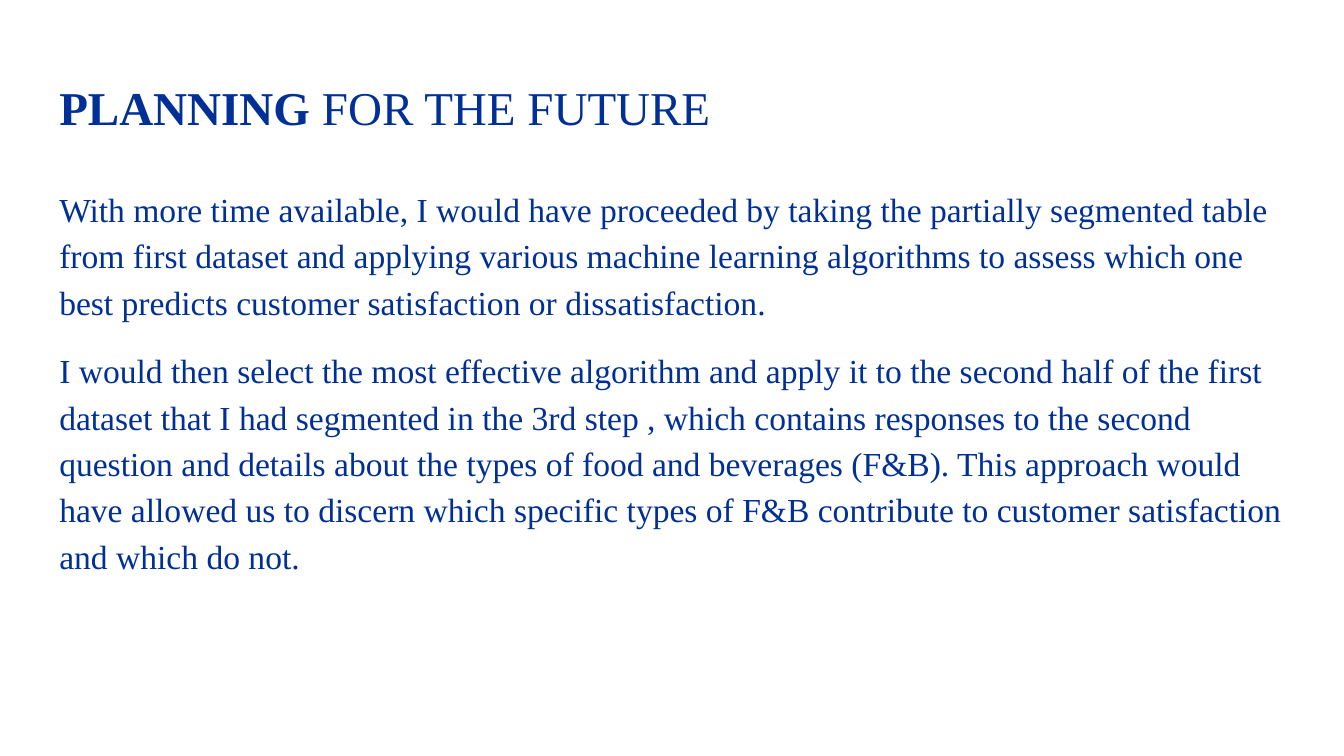
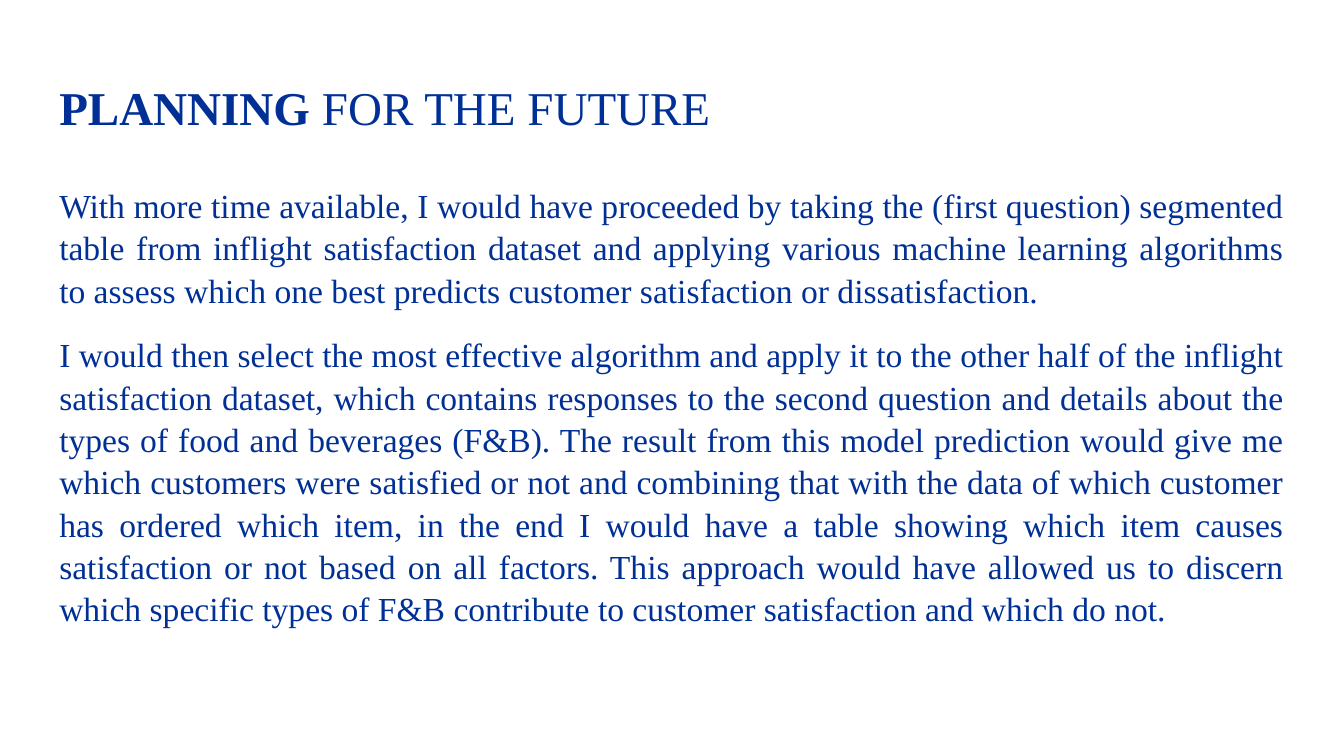
Before and after one commit to Gaurav7877/SkyHack_Hackathon, a slide deck: slide 15 of UA_Skyhack/2K20_MC_49_SkyHackPresentation.pptx. Drawn at 1344x756 pixels with LibreOffice and Linux fonts; fonts in the diff are those of the drawing. Boxes give left, top, right and bottom in pixels: in the first picture for what was removed or moved away, otherwise in the second. Text is boxed around its words. In the diff, an @@ line names an element or a change of style, - is before the commit and + after.

```diff
--- a/UA_Skyhack/2K20_MC_49_SkyHackPresentation.pptx
+++ b/UA_Skyhack/2K20_MC_49_SkyHackPresentation.pptx
@@ text at (59,194,1283,628): text changed @@
-With more time available, I would have proceeded by taking the partially segmented table from first dataset and applying various machine learning algorithms to assess which one best predicts customer satisfaction or dissatisfaction.
-I would then select the most effective algorithm and apply it to the second half of the first dataset that I had segmented in the 3rd step , which contains responses to the second question and details about the types of food and beverages (F&B). This approach would have allowed us to discern which specific types of F&B contribute to customer satisfaction and which do not.
+With more time available, I would have proceeded by taking the (first question) segmented table from inflight satisfaction dataset and applying various machine learning algorithms to assess which one best predicts customer satisfaction or dissatisfaction.
+I would then select the most effective algorithm and apply it to the other half of the inflight satisfaction dataset, which contains responses to the second question and details about the types of food and beverages (F&B). The result from this model prediction would give me which customers were satisfied or not and combining that with the data of which customer has ordered which item, in the end I would have a table showing which item causes satisfaction or not based on all factors. This approach would have allowed us to discern which specific types of F&B contribute to customer satisfaction and which do not.
```
Also in this commit, not shown: 7 other slides changed, 1 slide added, 1 slide removed, 2 other files.
